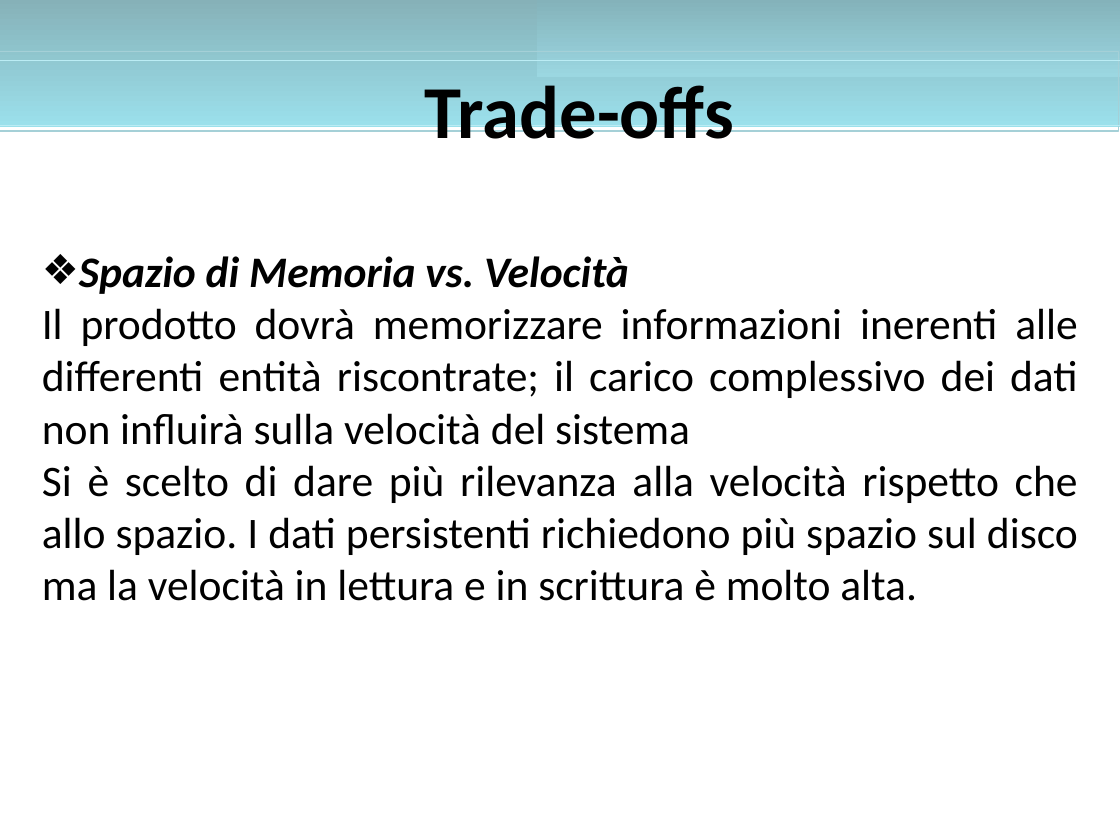
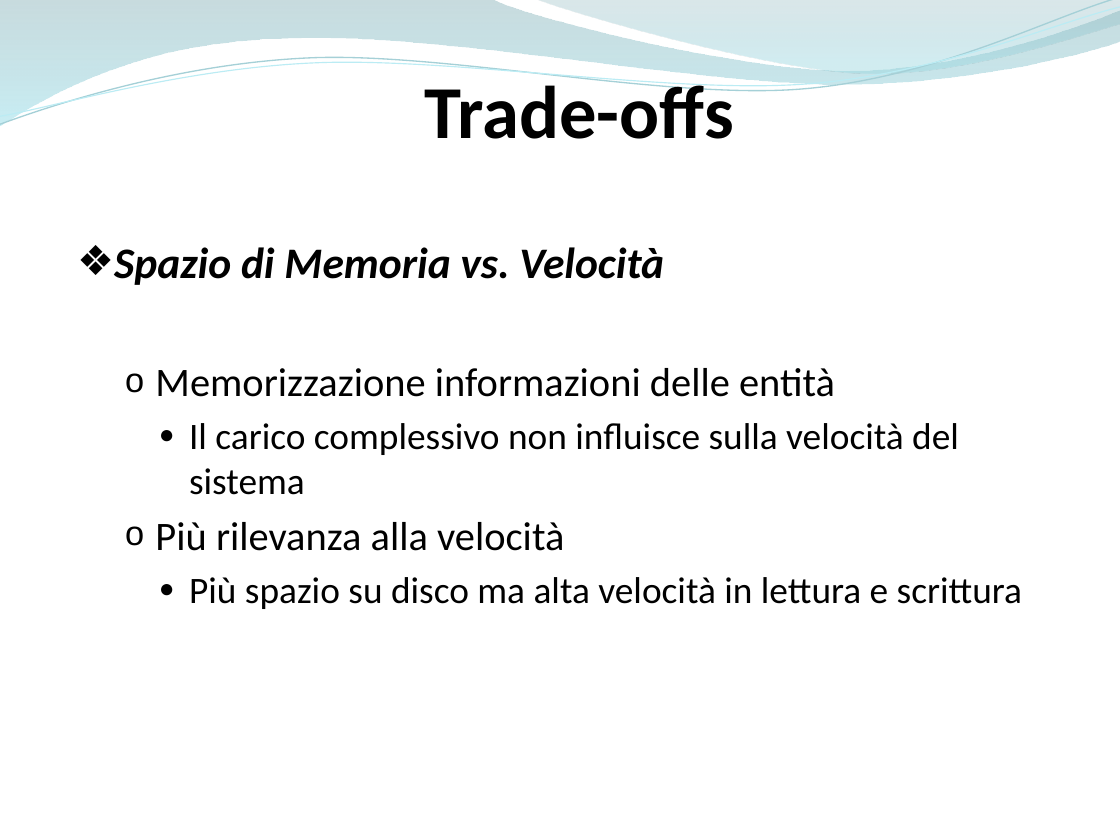
Before and after one commit to ammirate/at-silo, a slide deck: slide 13 of Presentazione/Atsilo1/Micco/Atsilo_A_Micco.pptx. Drawn at 1120x840 pixels with LibreOffice and Linux fonts; fonts in the diff are those of the drawing. Boxes give left, top, right and bottom in pixels: in the first picture for what was removed or moved away, otherwise in the second. Text is boxed around its words. In the diff, an @@ line names an element or a change of style, - is before the commit and + after.

```diff
--- a/Presentazione/Atsilo1/Micco/Atsilo_A_Micco.pptx
+++ b/Presentazione/Atsilo1/Micco/Atsilo_A_Micco.pptx
@@ rectangle removed at bbox=[0, 0, 1120, 127] @@
@@ freeform shape added at bbox=[0, 0, 1120, 127], fill gradient #86B2B9 to #9BE0EC @@
@@ freeform shape added at bbox=[0, 0, 1120, 131], outline #A5D0D7 0.85 pt @@
@@ freeform shape added at bbox=[0, 7, 1120, 125], outline #BBECF4 0.75 pt @@
@@ rectangle removed at bbox=[536, 0, 1120, 77] @@
@@ freeform shape added at bbox=[536, 0, 1120, 77], fill gradient #84B3BB to #9BD7E1 @@
@@ rectangle removed at bbox=[0, 52, 1119, 131] @@
@@ text "Trade-offs" rewrapped from bbox=[425, 85, 734, 155] to bbox=[425, 76, 734, 139] @@
@@ rectangle removed at bbox=[0, 60, 1120, 125] @@
@@ text "Spazio di Memoria vs. Velocità": place and size @@
-text "Spazio di Memoria vs. Velocità" at bbox=[42, 256, 1078, 601]
+text "Spazio di Memoria vs. Velocità" at bbox=[114, 247, 1022, 609]
@@ text at bbox=[114, 247, 664, 285]: alignment justified to left; indent changed; more space between paragraphs @@
@@ text at bbox=[155, 368, 1022, 609]: text changed; size 28 to 24 pt @@
-Il prodotto dovrà memorizzare informazioni inerenti alle differenti entità riscontrate; il carico complessivo dei dati non influirà sulla velocità del sistema
-Si è scelto di dare più rilevanza alla velocità rispetto che allo spazio. I dati persistenti richiedono più spazio sul disco ma la velocità in lettura e in scrittura è molto alta.
+  o Memorizzazione informazioni delle entità
+    ● Il carico complessivo non influisce sulla velocità del sistema
+  o Più rilevanza alla velocità
+    ● Più spazio su disco ma alta velocità in lettura e scrittura
```
Also in this commit, not shown: 16 other slides changed, 7 slides added, 6 slides removed.
